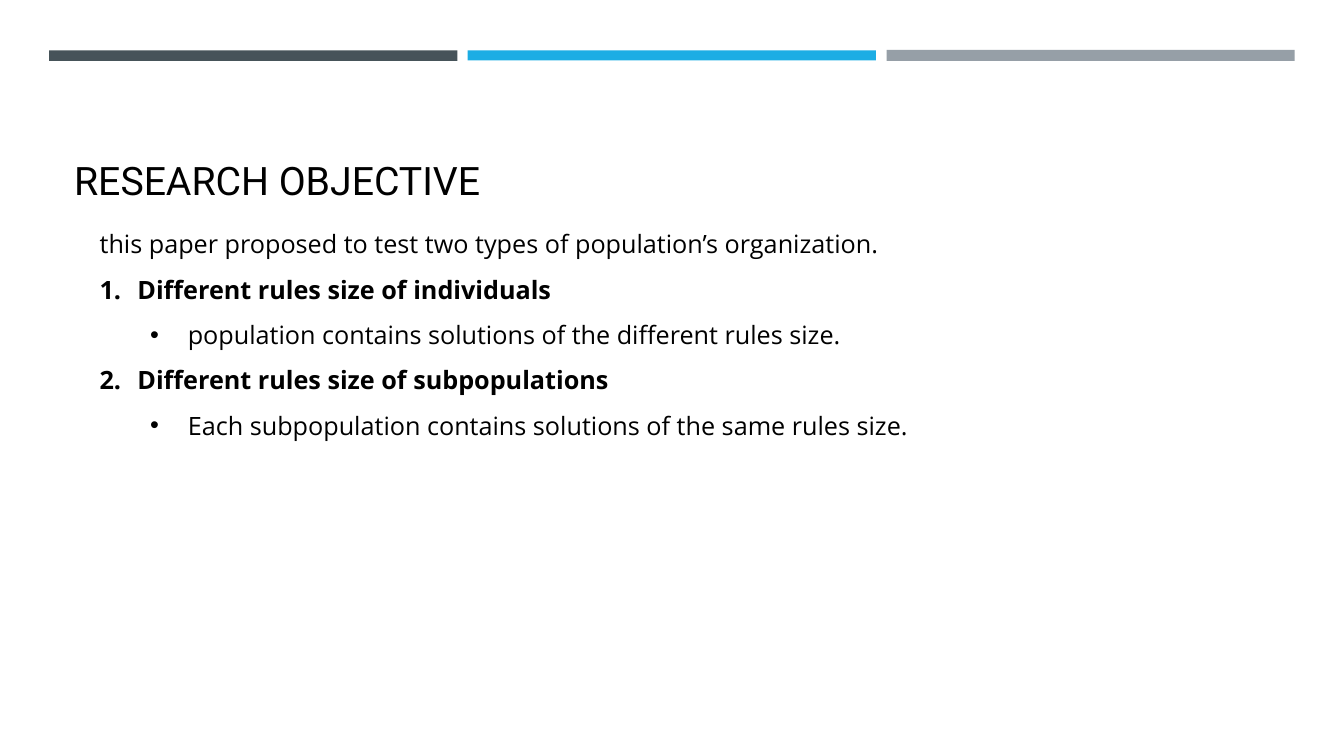
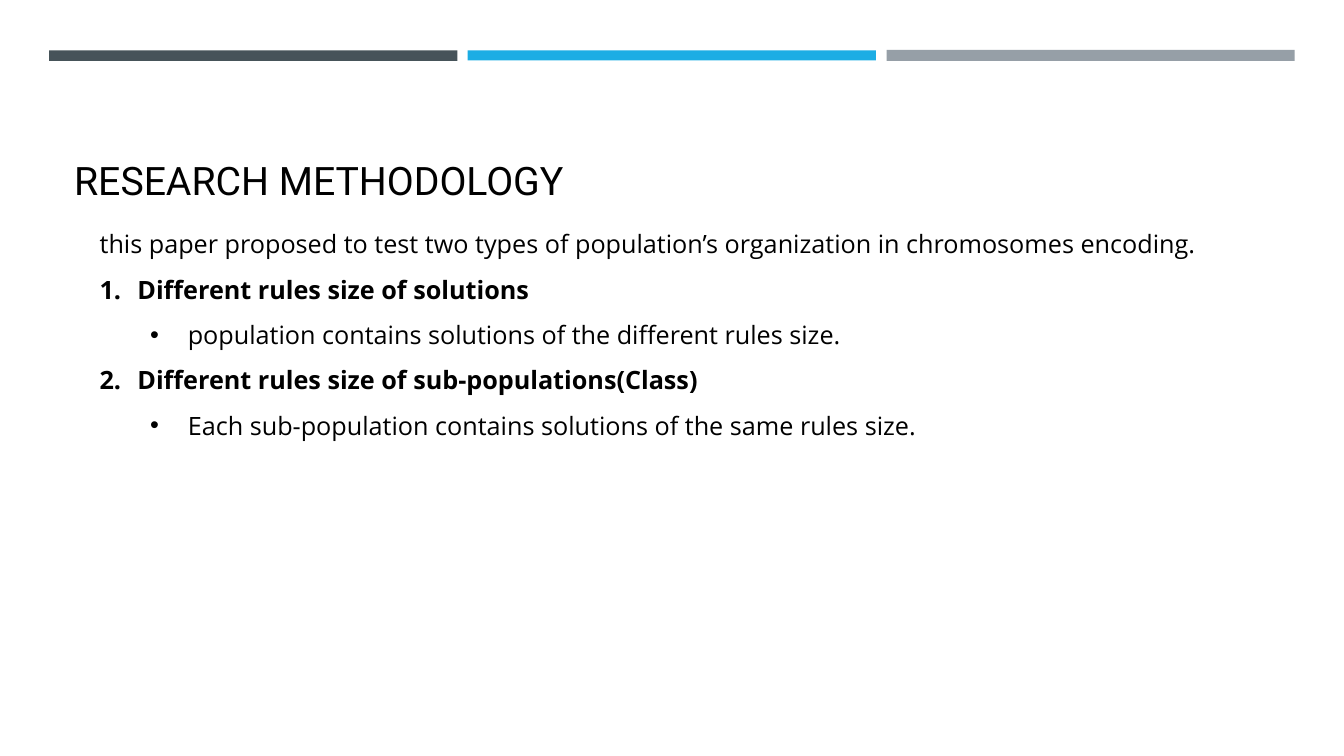
Before and after one commit to Wanarut/Review_literature, a slide deck: slide 23 of Impact of Genetic Algorithms Operators on Association Rules Extraction.pptx (slide 15 before the commit). Drawn at 1344x756 pixels with LibreOffice and Linux fonts; fonts in the diff are those of the drawing. Boxes give left, top, right and bottom in pixels: in the first picture for what was removed or moved away, otherwise in the second. Text is boxed around its words. In the diff, an @@ line names an element or a change of style, - is before the commit and + after.

```diff
--- a/Impact of Genetic Algorithms Operators on Association Rules Extraction.pptx
+++ b/Impact of Genetic Algorithms Operators on Association Rules Extraction.pptx
@@ title at [74,166,564,196]: text changed @@
-RESEARCH OBJECTIVE
+RESEARCH METHODOLOGY
@@ text at [100,233,1196,300]: text changed @@
-this paper proposed to test two types of population’s organization.
-1. Different rules size of individuals
+this paper proposed to test two types of population’s organization in chromosomes encoding.
+1. Different rules size of solutions
@@ text at [137,369,916,441]: text changed @@
-2. Different rules size of subpopulations
-  • Each subpopulation contains solutions of the same rules size.
+2. Different rules size of sub-populations(Class)
+  • Each sub-population contains solutions of the same rules size.
```
Also in this commit, not shown: 4 other slides changed, 37 slides added, 43 slides removed.
